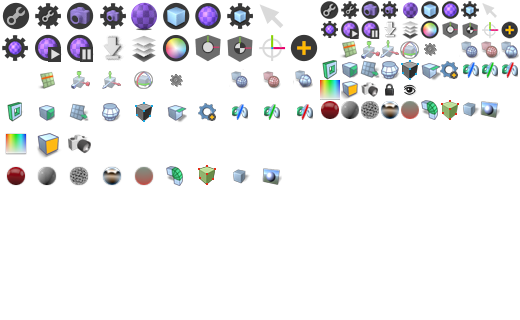
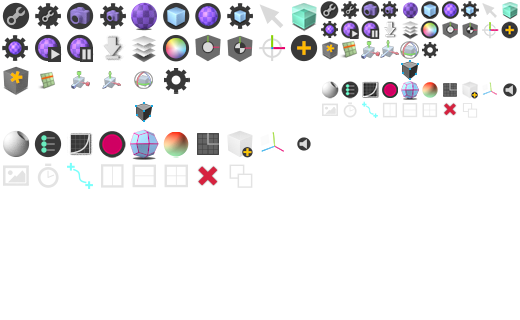
Comparing the layer stacks of the two w=520, h=320 images. Changes:
removed layer "Layer 38" over [36, 133, 62, 159]
added layer "iconBuilder_ModesViewProps_32 (1)" above "Layer 44" over [164, 68, 190, 94]
removed layer "Layer 39" over [67, 134, 91, 155]
added layer "Rectangle 2 copy 3" above "Rectangle 2 copy 2" over [229, 164, 253, 188]
added layer "Rectangle 2 copy 2" above "Rectangle 2 copy" over [164, 164, 188, 188]
added layer "Rectangle 2 copy" above "Rectangle 2" over [132, 164, 156, 188]
added layer "Rectangle 2" above "iconBuilder_toolsPaintSnapSpline_32" over [101, 164, 124, 188]
added layer "iconBuilder_toolsPaintSnapSpline_32" above "Ellipse 1" over [67, 162, 93, 189]
added layer "Ellipse 1" above "iconBuilder_ModesGrid_32" over [37, 163, 59, 188]
added layer "iconBuilder_ModesGrid_32" above "iconBuilder_DUI_Add_PrimEmpty_32" over [197, 133, 219, 155]
added layer "iconBuilder_DUI_Add_PrimEmpty_32" above "iconBuilder_Image_64" over [227, 130, 253, 158]
added layer "iconBuilder_Image_64" above "iconBuilder_ModesViewVMap_32" over [3, 165, 29, 186]
added layer "iconBuilder_ModesViewVMap_32" above "iconBuilder_keyDot_64" over [163, 132, 189, 158]
added layer "iconBuilder_keyDot_64" above "iconBuilder_toolsSubSDS_32" over [99, 131, 126, 158]
added layer "iconBuilder_toolsSubSDS_32" above "iconBuilder_ToolsMPresets_32" over [130, 129, 159, 160]
added layer "iconBuilder_ToolsMPresets_32" above "iconBuilder_Shoot_Groups_32" over [3, 130, 30, 158]
added layer "iconBuilder_Shoot_Groups_32" above "iconBuilder_Shoot_Curves_32" over [34, 130, 62, 158]
added layer "iconBuilder_Shoot_Curves_32" above "iconBuilder_SelectAuto_32 copy" over [67, 132, 93, 156]
added layer "iconBuilder_SelectAuto_32" above "iconBuilder_MorphMap_64 copy" over [3, 66, 29, 95]
added layer "iconBuilder_MorphMap_64" above "iconBuilder_SelectCenter_32 copy" over [292, 3, 317, 32]
…and 74 more changes (24 added, 50 removed)
